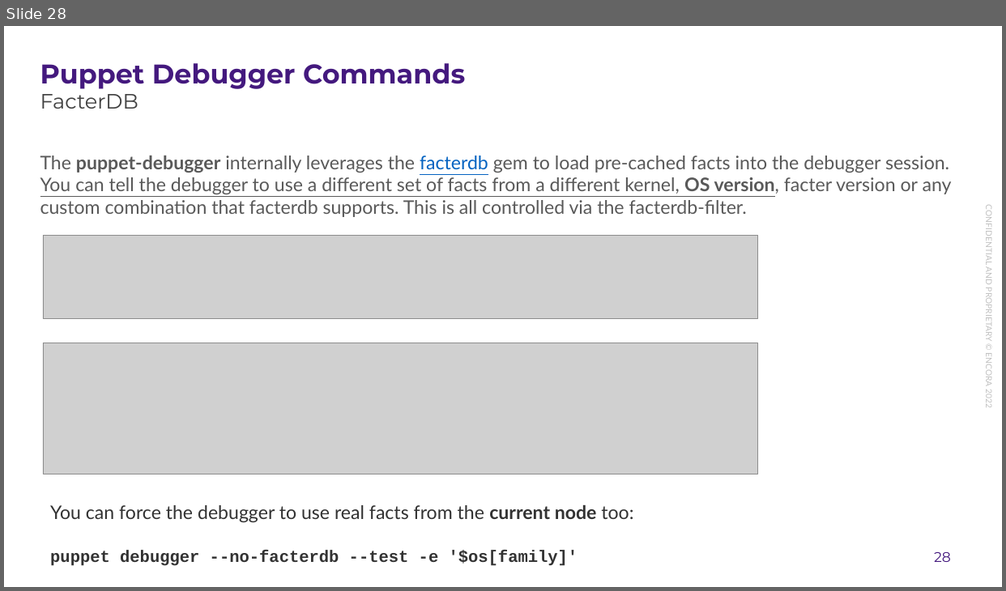
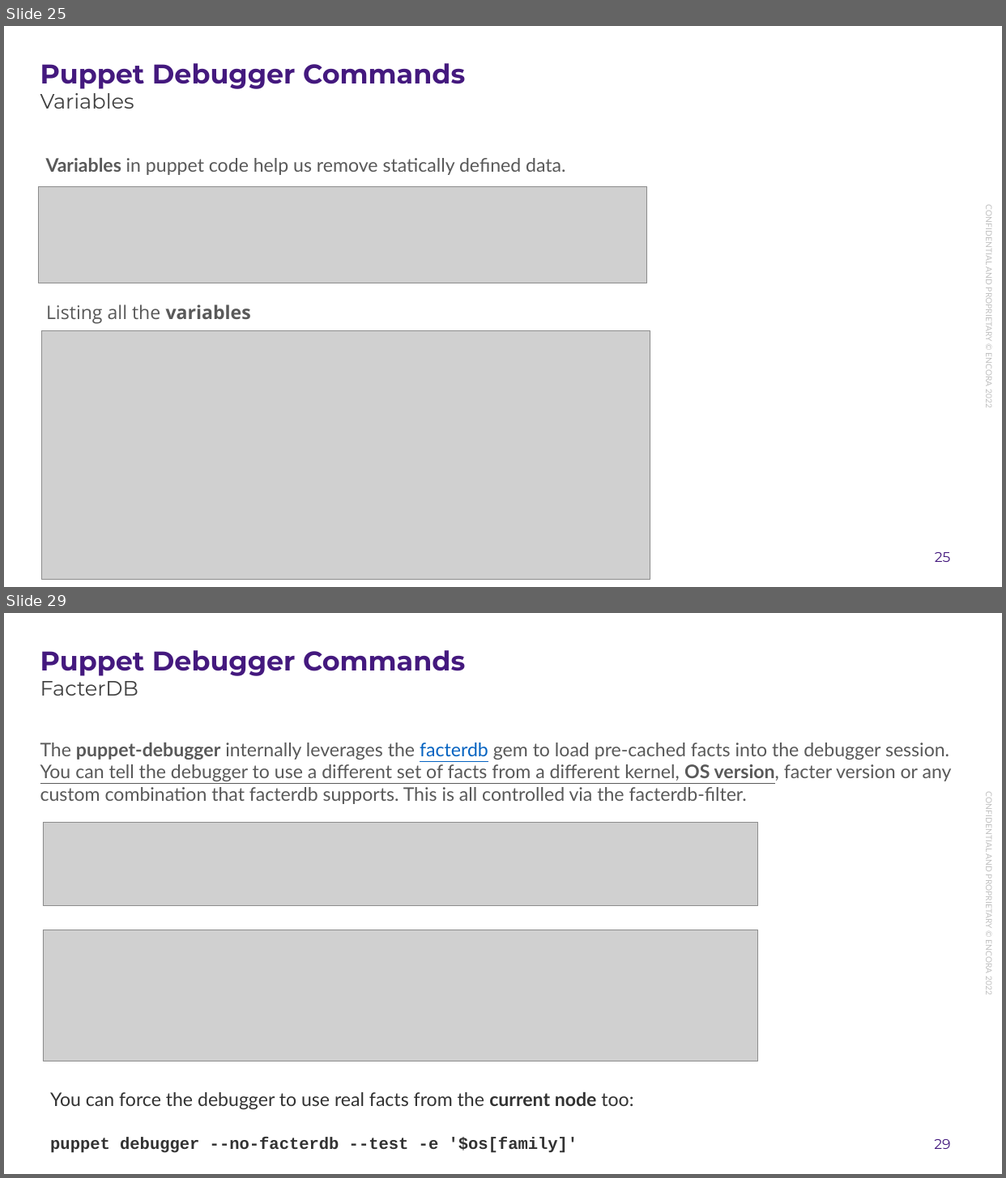
Before and after one commit to enogrob/presentation-puppet-debugger, a slide deck: docs/presentation-puppet-debugger.pptx. Shown one above the other, each under a label of ours: slide 28 before the commit, slides 25 and 29 after it; the slides between them are not shown. The pictures are 1006x591 and 1006x1178 pixels, drawn with LibreOffice and Linux fonts; fonts in the diff are those of the drawing; grey boxes stand for pictures; background and template pictures are left out. Boxes give left, top, right and bottom in pixels: in the first picture for what was removed or moved away, otherwise in the second. Text is boxed around its words. In the diff, an @@ line names an element or a change of style, - is before the commit and + after.

```diff
--- a/docs/presentation-puppet-debugger.pptx
+++ b/docs/presentation-puppet-debugger.pptx
@@ slide 25 added at bbox=[4, 26, 1002, 587], background #FFFFFF; not listed: 2 template elements that a slide beside it also shows @@
@@ title added at bbox=[40, 63, 465, 89], 26 pt, text #44197E, bold @@
+Puppet Debugger Commands
@@ subtitle added at bbox=[40, 88, 134, 109], 20 pt, text #404040 @@
+Variables
@@ text added at bbox=[46, 158, 565, 175], 18 pt, text #595959 @@
+Variables in puppet code help us remove statically defined data.
@@ picture added at bbox=[39, 187, 647, 284] @@
@@ text added at bbox=[46, 305, 251, 324], 18 pt, text #595959 @@
+Listing all the variables
@@ picture added at bbox=[42, 331, 651, 579] @@
@@ what was slide 28 is now slide 29 @@
@@ page number at bbox=[934, 1139, 950, 1149]: text changed @@
-28
+29
```
Also in this commit, not shown: 4 slides changed, 6 other slides added, 1 other file.
